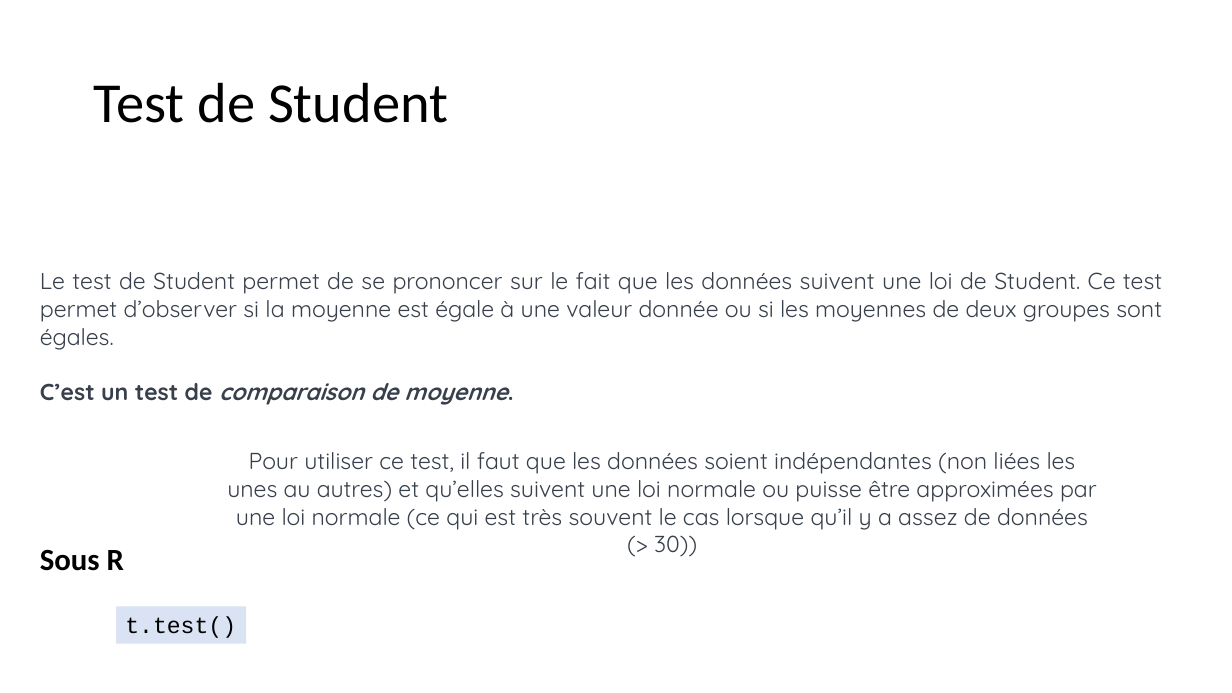
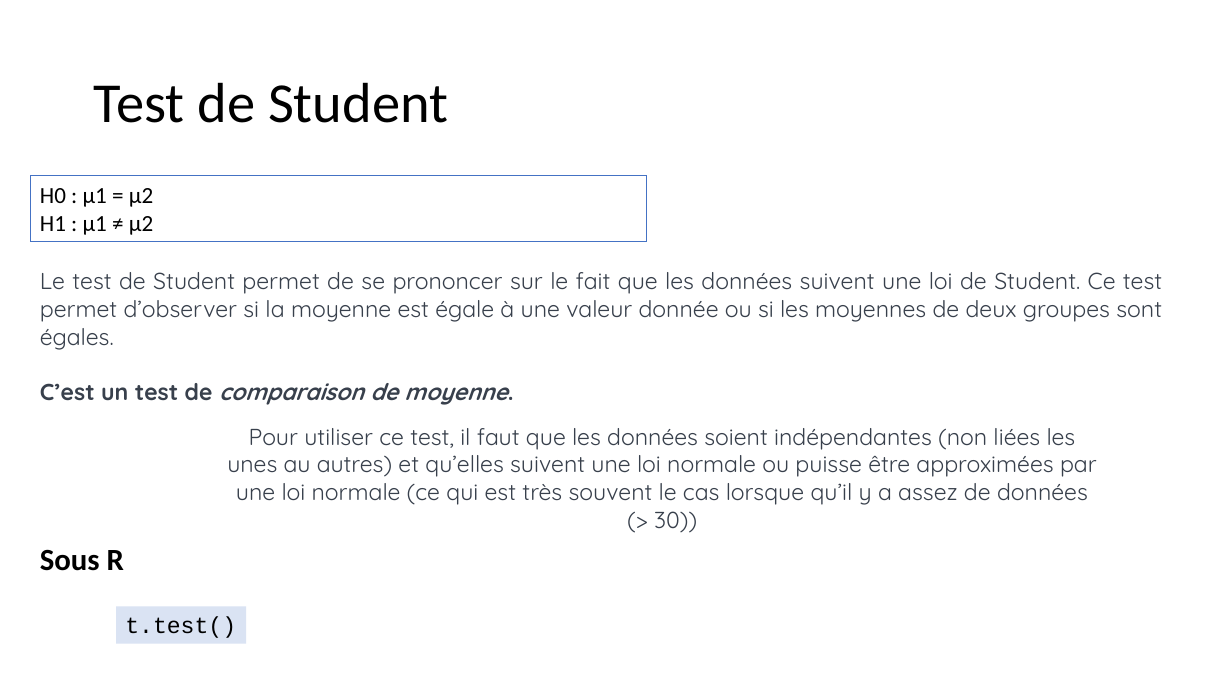
Before and after one commit to Arkantick/Enseignement_EPSI_LangageR, a slide deck: slide 61 of EPSI/Langage R/Statistiques Descriptives/Statistiques_Descriptives_R_Cours.pptx (slide 54 before the commit). Drawn at 1232x693 pixels with LibreOffice and Linux fonts; fonts in the diff are those of the drawing. Boxes give left, top, right and bottom in pixels: in the first picture for what was removed or moved away, otherwise in the second. Text is boxed around its words. In the diff, an @@ line names an element or a change of style, - is before the commit and + after.

```diff
--- a/EPSI/Langage R/Statistiques Descriptives/Statistiques_Descriptives_R_Cours.pptx
+++ b/EPSI/Langage R/Statistiques Descriptives/Statistiques_Descriptives_R_Cours.pptx
@@ rectangle added at (30,176,647,241), outline #4472C4 0.75 pt, 18 pt, text #000000 @@
+H0 : µ1 = µ2
+H1 : µ1 ≠ µ2
@@ text "Pour utiliser ce test, il ...": place and size @@
-text "Pour utiliser ce test, il ..." at (227,452,1097,530)
+text "Pour utiliser ce test, il ..." at (227,428,1097,505)
```
Also in this commit, not shown: 7 other slides changed, 7 slides added, 2 slides removed, 1 other file.
